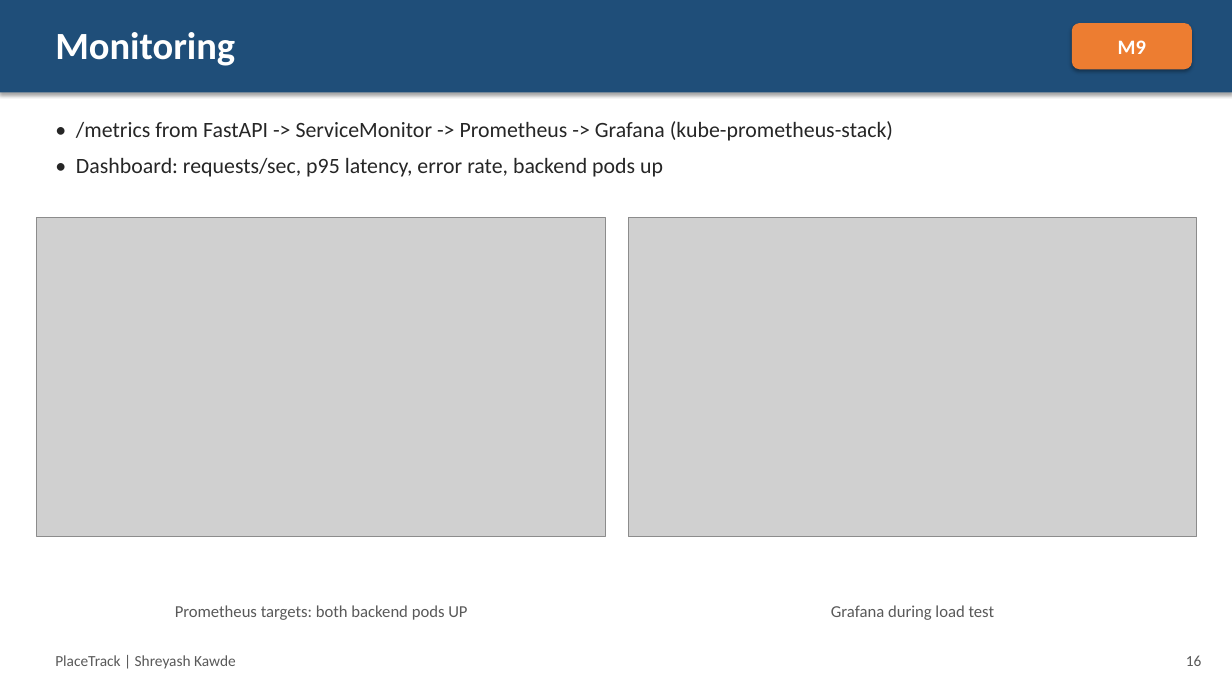
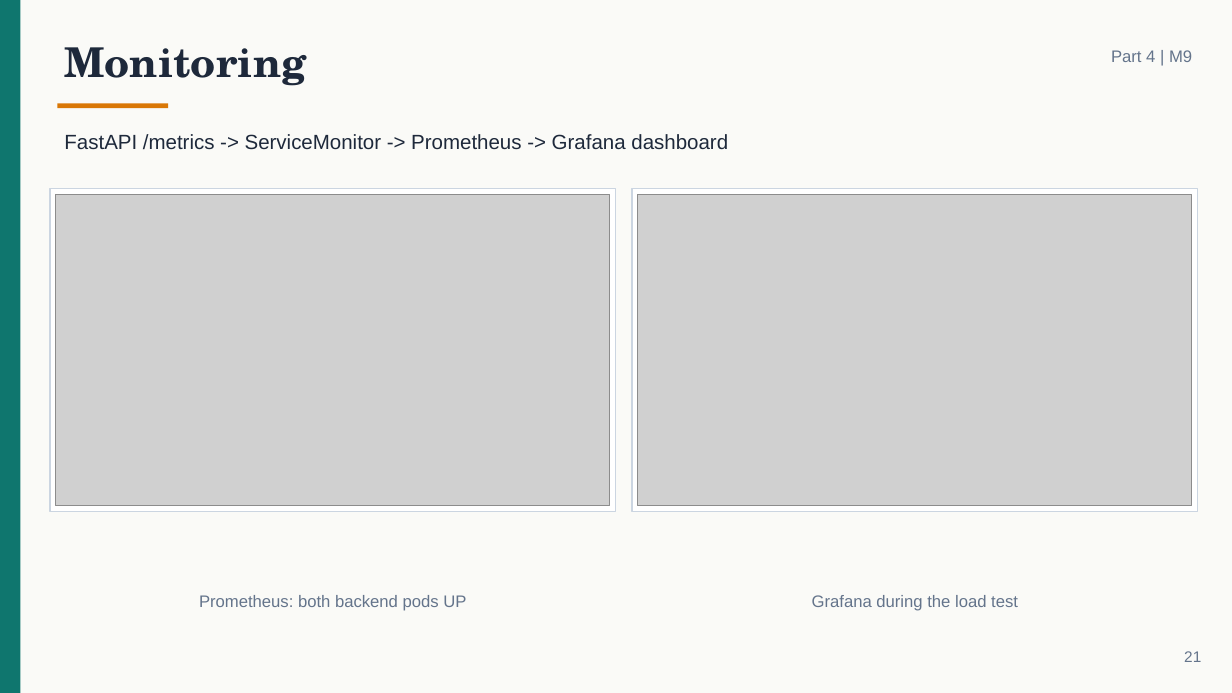
Before and after one commit to Shreyash-Beyond-Journeys-End/Devops_Final_Project, a slide deck: slide 21 of PlaceTrack-Capstone.pptx (slide 16 before the commit). Drawn at 1232x693 pixels with LibreOffice and Linux fonts; fonts in the diff are those of the drawing; grey boxes stand for pictures. Boxes give left, top, right and bottom in pixels: in the first picture for what was removed or moved away, otherwise in the second. Text is boxed around its words. In the diff, an @@ line names an element or a change of style, - is before the commit and + after.

```diff
--- a/PlaceTrack-Capstone.pptx
+++ b/PlaceTrack-Capstone.pptx
@@ rectangle removed at bbox=[0, 0, 1232, 92] @@
@@ rectangle added at bbox=[0, 0, 1232, 693], fill #FAFAF7 @@
@@ rectangle added at bbox=[0, 0, 20, 693], fill #0F766E @@
@@ rounded rectangle removed at bbox=[1072, 23, 1192, 69] @@
-M9
@@ text "Monitoring": place and size @@
-text "Monitoring" at bbox=[55, 32, 235, 66]
+text "Monitoring" at bbox=[64, 47, 306, 86]
@@ text "Monitoring" at bbox=[64, 47, 306, 86]: size 30 to 32 pt, font Calibri to TeX Gyre Schola, text colour #FFFFFF to #1E293B; less space between paragraphs @@
@@ text added at bbox=[1111, 50, 1192, 62], 13 pt, text #64748B @@
+Part 4 | M9
@@ rectangle added at bbox=[57, 104, 168, 108], fill #D97706 @@
@@ text at bbox=[64, 134, 728, 150]: text changed; size 17 to 16 pt; font Calibri to Arial; text colour #262626 to #1E293B @@
-• /metrics from FastAPI -> ServiceMonitor -> Prometheus -> Grafana (kube-prometheus-stack)
-• Dashboard: requests/sec, p95 latency, error rate, backend pods up
+FastAPI /metrics -> ServiceMonitor -> Prometheus -> Grafana dashboard
@@ rectangle added at bbox=[50, 189, 616, 512], fill #FFFFFF, outline #CBD5E1 1 pt @@
@@ picture: place and size @@
-picture at bbox=[37, 217, 605, 537]
+picture at bbox=[55, 194, 610, 506]
@@ rectangle added at bbox=[632, 189, 1198, 512], fill #FFFFFF, outline #CBD5E1 1 pt @@
@@ picture: place and size @@
-picture at bbox=[628, 217, 1197, 537]
+picture at bbox=[638, 194, 1192, 506]
@@ text at bbox=[199, 595, 466, 611]: text changed; font Calibri to Arial; text colour #595959 to #64748B @@
-Prometheus targets: both backend pods UP
+Prometheus: both backend pods UP
@@ text at bbox=[812, 595, 1018, 611]: text changed; font Calibri to Arial; text colour #595959 to #64748B @@
-Grafana during load test
+Grafana during the load test
@@ text removed at bbox=[55, 655, 236, 669] @@
-PlaceTrack | Shreyash Kawde
@@ text added at bbox=[1184, 651, 1201, 662], 12 pt, text #64748B @@
+21
@@ text removed at bbox=[1186, 655, 1202, 666] @@
-16
```
Also in this commit, not shown: 10 other slides changed, 14 slides added, 9 slides removed, 1 other file.
